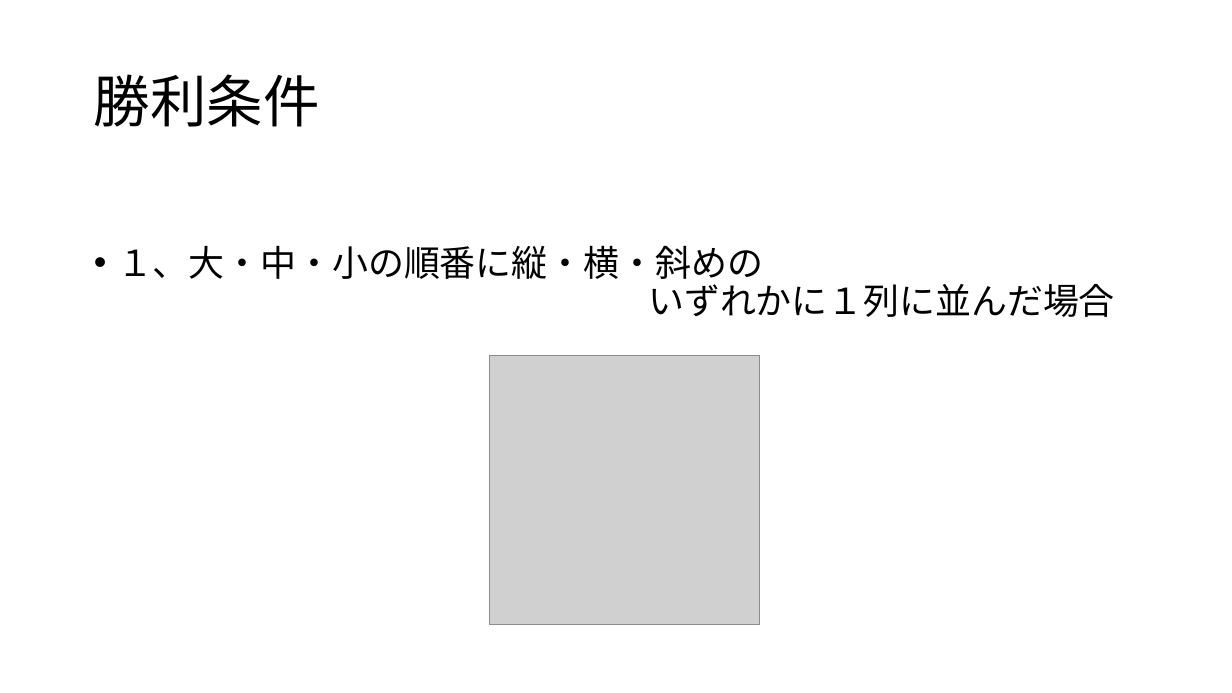
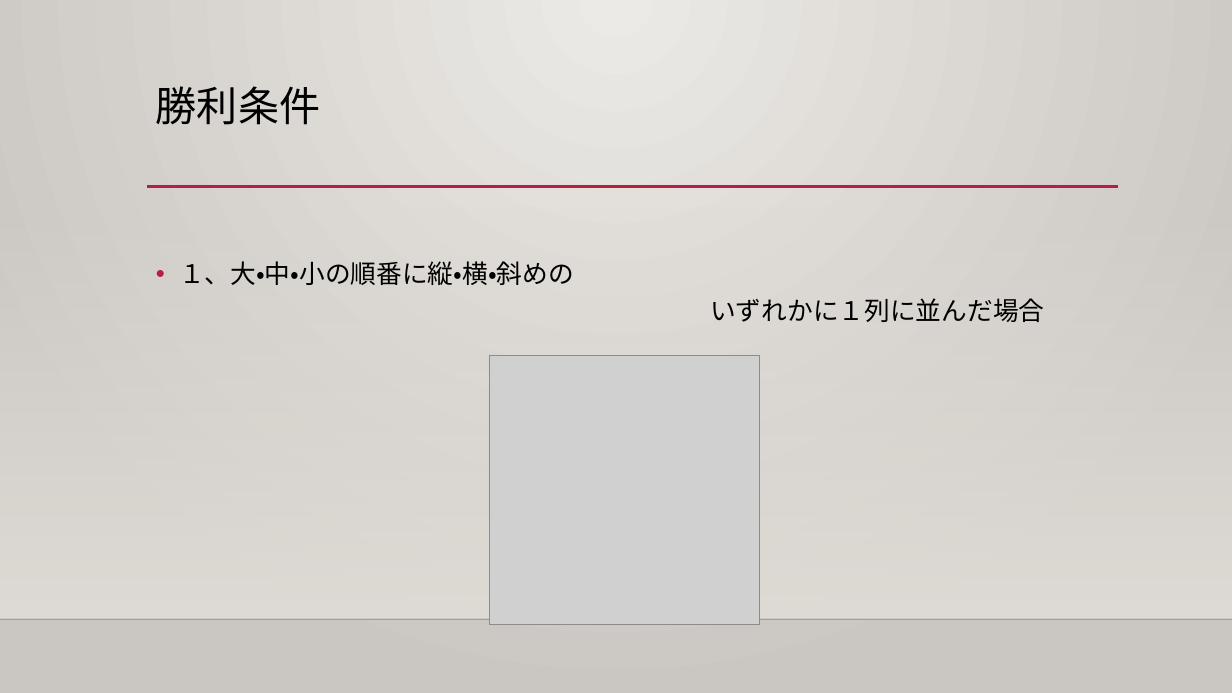
Before and after one commit to ivy239001/threerings, a slide deck: slide 8 of ThreeRings.pptx (slide 6 before the commit). Drawn at 1232x693 pixels with LibreOffice and Linux fonts; fonts in the diff are those of the drawing; grey boxes stand for pictures; background and template pictures are left out. Boxes give left, top, right and bottom in pixels: in the first picture for what was removed or moved away, otherwise in the second. Text is boxed around its words. In the diff, an @@ line names an element or a change of style, - is before the commit and + after.

```diff
--- a/ThreeRings.pptx
+++ b/ThreeRings.pptx
@@ background #FFFFFF to gradient #ECEAE7 to #CAC7C1 @@
@@ title "勝利条件": place and size @@
-title "勝利条件" at bbox=[94, 74, 320, 127]
+title "勝利条件" at bbox=[156, 86, 320, 125]
@@ title "勝利条件" at bbox=[156, 86, 320, 125]: size 44 to 32 pt, font Noto Sans CJK JP to Calibri; vertical alignment middle to top @@
@@ rectangle added at bbox=[0, 204, 1232, 619], fill gradient #DFDBD5 @@
@@ text "１、大・中・小の順番に縦・横・斜めの いずれかに１列に並んだ場合": place and size @@
-text "１、大・中・小の順番に縦・横・斜めの いずれかに１列に並んだ場合" at bbox=[117, 245, 1115, 317]
+text "１、大・中・小の順番に縦・横・斜めの いずれかに１列に並んだ場合" at bbox=[179, 261, 1044, 322]
@@ text "１、大・中・小の順番に縦・横・斜めの いずれかに１列に並んだ場合" at bbox=[179, 261, 1044, 322]: size 28 to 20 pt, font Noto Sans CJK JP to Calibri; line spacing 0.9 to 1.2 @@
@@ line added from (147, 187) to (1118, 187), #B71E42 2.5 pt @@
@@ line added from (0, 619) to (1232, 619), #000001 1 pt @@
```
Also in this commit, not shown: 8 other slides changed, 2 slides added, 5 other files.
